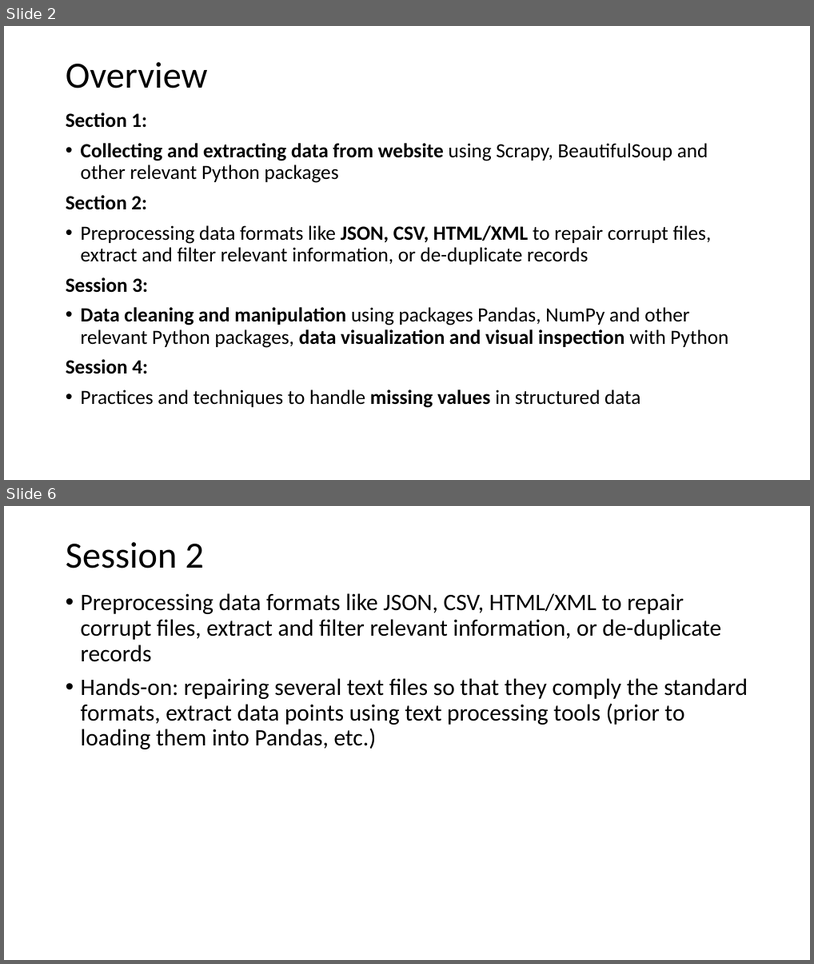
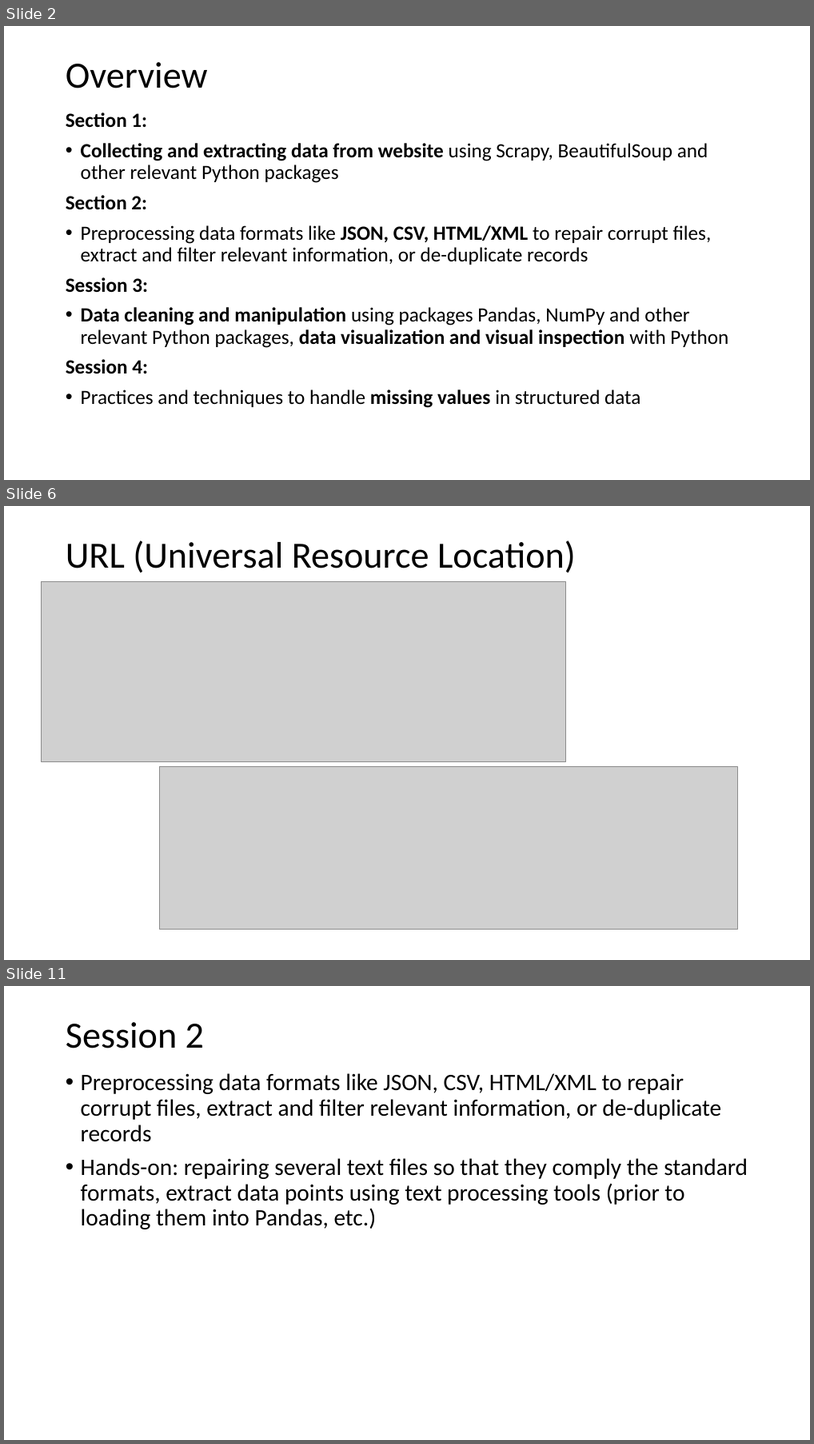
Before and after one commit to kingmolnar/Structured-Unstructured-Data-Collection-Storage-Cleaning-Preprocessing, a slide deck: 01-Web-Scraping/main.pptx. Shown one above the other, each under a label of ours: slides 2 and 6 before the commit, slides 2, 6 and 11 after it; the slides between them are not shown. The pictures are 814x964 and 814x1444 pixels, drawn with LibreOffice and Linux fonts; fonts in the diff are those of the drawing; grey boxes stand for pictures. Boxes give left, top, right and bottom in pixels: in the first picture for what was removed or moved away, otherwise in the second. Text is boxed around its words. In the diff, an @@ line names an element or a change of style, - is before the commit and + after.

```diff
--- a/01-Web-Scraping/main.pptx
+++ b/01-Web-Scraping/main.pptx
@@ slide 6 added at bbox=[4, 506, 810, 960], background #FFFFFF @@
@@ title added at bbox=[66, 540, 576, 573], 44 pt, text #000000 @@
+URL (Universal Resource Location)
@@ picture added at bbox=[42, 581, 566, 761] @@
@@ picture added at bbox=[159, 766, 738, 929] @@
@@ what was slide 6 is now slide 11 @@
```
Also in this commit, not shown: 6 other slides added, 2 slides removed.
